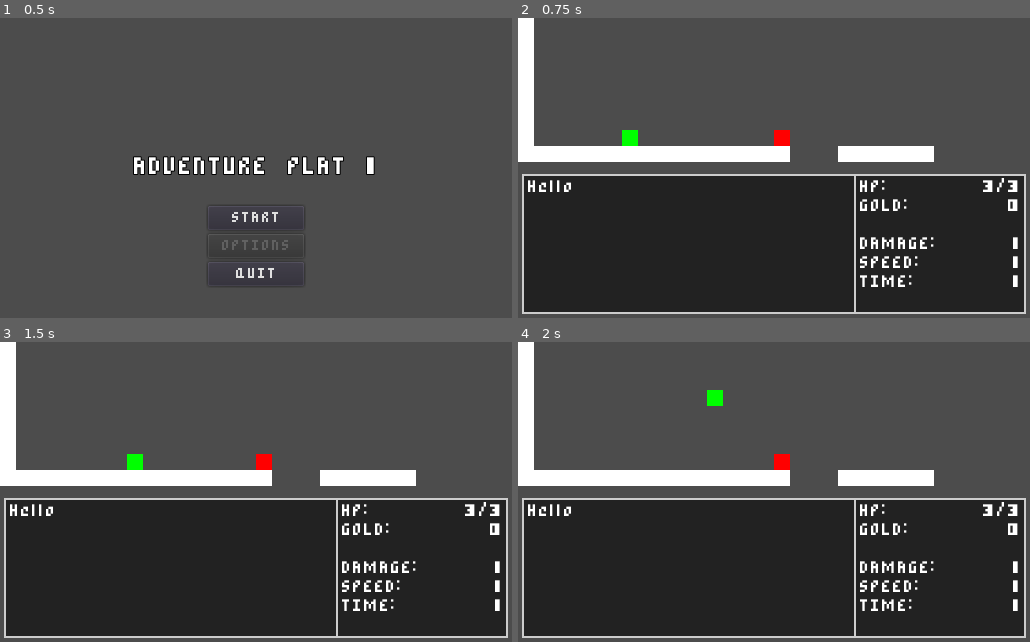
Above: before the commit, frames 1-4 (two rows, left to right).
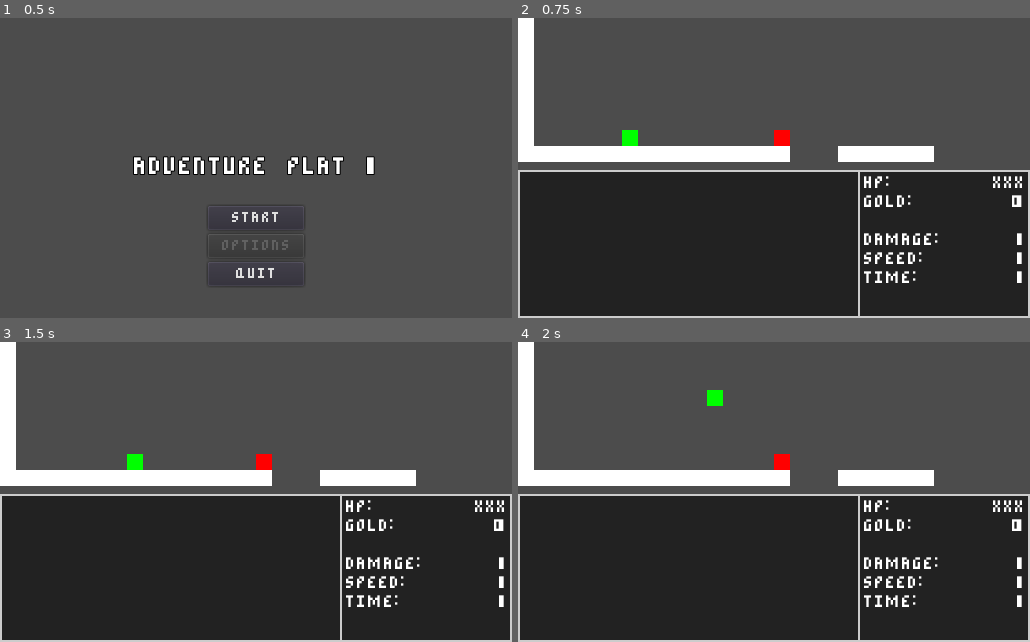
Above: after the commit, the same moments.

Repository: rodriguezric/Adventure-Plat-1
Game: Godot game, scene res://scenes/Main.tscn
Same seed, same stepped clock (60 frames per second), same inputs: the game is played once before the commit and once after it.
Inputs:
- Up to frame 1 (0.5 s): no input
- Up to frame 2 (0.75 s): click "START" at 0.5 s
- Up to frame 3 (1.5 s): tap Enter (ui_accept) at 1.25 s; hold D (move_right) from 1.28 s (still down); hold Shift (attack) from 1.28 s (still down)
- Up to frame 4 (2 s): keep holding D (move_right); keep holding Shift (attack); tap W (jump) at 1.52 s

Frame 1 is identical in both runs. In frame 2, 7.8% of the frame differs, in the area x 0-100%, y 50-100%; in frame 3, 7.8%; in frame 4, 7.8%.

Commit message:
✨ - UI updates health with player.

Diff:
--- a/scenes/Main.tscn
+++ b/scenes/Main.tscn
@@ -30,6 +30,9 @@
 [node name="VSplitContainer" type="VSplitContainer" parent="."]
 anchor_right = 1.0
 anchor_bottom = 1.0
+__meta__ = {
+"_edit_use_anchors_": false
+}
 
 [node name="CenterContainer" type="CenterContainer" parent="VSplitContainer"]
 margin_right = 512.0
--- a/scenes/World.tscn
+++ b/scenes/World.tscn
@@ -48,51 +48,49 @@
 "_edit_use_anchors_": false
 }
 
-[node name="CanvasLayer" type="CanvasLayer" parent="UI"]
-
-[node name="VBoxContainer" type="VBoxContainer" parent="UI/CanvasLayer"]
+[node name="C" type="CanvasLayer" parent="UI"]
+
+[node name="VB" type="VBoxContainer" parent="UI/C"]
 anchor_right = 1.0
 anchor_bottom = 1.0
 __meta__ = {
 "_edit_use_anchors_": false
 }
 
-[node name="CenterContainer" type="CenterContainer" parent="UI/CanvasLayer/VBoxContainer"]
-margin_right = 512.0
-margin_bottom = 148.0
-size_flags_vertical = 3
-
-[node name="MarginContainer" type="MarginContainer" parent="UI/CanvasLayer/VBoxContainer"]
+[node name="CenterContainer" type="CenterContainer" parent="UI/C/VB"]
+margin_right = 512.0
+margin_bottom = 148.0
+size_flags_vertical = 3
+
+[node name="M" type="MarginContainer" parent="UI/C/VB"]
 margin_top = 152.0
 margin_right = 512.0
 margin_bottom = 300.0
 size_flags_horizontal = 3
 size_flags_vertical = 3
-custom_constants/margin_right = 4
-custom_constants/margin_top = 4
-custom_constants/margin_left = 4
-custom_constants/margin_bottom = 4
-
-[node name="Panel" type="Panel" parent="UI/CanvasLayer/VBoxContainer/MarginContainer"]
-margin_left = 4.0
-margin_top = 4.0
-margin_right = 508.0
-margin_bottom = 144.0
+custom_constants/margin_right = 0
+custom_constants/margin_top = 0
+custom_constants/margin_left = 0
+custom_constants/margin_bottom = 0
+
+[node name="BGP" type="Panel" parent="UI/C/VB/M"]
+margin_right = 512.0
+margin_bottom = 148.0
 custom_styles/panel = SubResource( 1 )
 __meta__ = {
 "_edit_use_anchors_": false
 }
 
-[node name="HBoxContainer" type="HBoxContainer" parent="UI/CanvasLayer/VBoxContainer/MarginContainer/Panel"]
+[node name="HB" type="HBoxContainer" parent="UI/C/VB/M/BGP"]
 anchor_right = 1.0
 anchor_bottom = 1.0
 __meta__ = {
 "_edit_use_anchors_": false
 }
 
-[node name="MarginContainer" type="MarginContainer" parent="UI/CanvasLayer/VBoxContainer/MarginContainer/Panel/HBoxContainer"]
-margin_right = 328.0
-margin_bottom = 140.0
+[node name="M" type="MarginContainer" parent="UI/C/VB/M/BGP/HB"]
+margin_right = 336.0
+margin_bottom = 148.0
 size_flags_horizontal = 3
 size_flags_vertical = 3
 custom_constants/margin_right = 6
@@ -103,25 +101,25 @@
 "_edit_use_anchors_": false
 }
 
-[node name="Text" type="RichTextLabel" parent="UI/CanvasLayer/VBoxContainer/MarginContainer/Panel/HBoxContainer/MarginContainer"]
+[node name="Dialog" type="RichTextLabel" parent="UI/C/VB/M/BGP/HB/M"]
 margin_left = 6.0
 margin_top = 6.0
-margin_right = 322.0
-margin_bottom = 134.0
+margin_right = 330.0
+margin_bottom = 142.0
 script = ExtResource( 4 )
 __meta__ = {
 "_edit_use_anchors_": false
 }
 
-[node name="Panel" type="Panel" parent="UI/CanvasLayer/VBoxContainer/MarginContainer/Panel/HBoxContainer"]
-margin_left = 332.0
-margin_right = 504.0
-margin_bottom = 140.0
+[node name="P" type="Panel" parent="UI/C/VB/M/BGP/HB"]
+margin_left = 340.0
+margin_right = 512.0
+margin_bottom = 148.0
 rect_min_size = Vector2( 172, 0 )
 size_flags_vertical = 3
-custom_styles/panel = SubResource( 3 )
-
-[node name="MarginContainer" type="MarginContainer" parent="UI/CanvasLayer/VBoxContainer/MarginContainer/Panel/HBoxContainer/Panel"]
+custom_styles/panel = SubResource( 2 )
+
+[node name="M" type="MarginContainer" parent="UI/C/VB/M/BGP/HB/P"]
 anchor_right = 1.0
 anchor_bottom = 1.0
 size_flags_horizontal = 3
@@ -134,104 +132,103 @@
 "_edit_use_anchors_": false
 }
 
-[node name="VBoxContainer" type="VBoxContainer" parent="UI/CanvasLayer/VBoxContainer/MarginContainer/Panel/HBoxContainer/Panel/MarginContainer"]
+[node name="VB" type="VBoxContainer" parent="UI/C/VB/M/BGP/HB/P/M"]
 margin_left = 6.0
 margin_top = 6.0
 margin_right = 166.0
-margin_bottom = 134.0
-__meta__ = {
-"_edit_use_anchors_": false
-}
-
-[node name="HP" type="HBoxContainer" parent="UI/CanvasLayer/VBoxContainer/MarginContainer/Panel/HBoxContainer/Panel/MarginContainer/VBoxContainer"]
-margin_right = 160.0
-margin_bottom = 15.0
-
-[node name="Label" type="Label" parent="UI/CanvasLayer/VBoxContainer/MarginContainer/Panel/HBoxContainer/Panel/MarginContainer/VBoxContainer/HP"]
-margin_right = 119.0
+margin_bottom = 142.0
+__meta__ = {
+"_edit_use_anchors_": false
+}
+
+[node name="HEALTH" type="HBoxContainer" parent="UI/C/VB/M/BGP/HB/P/M/VB"]
+margin_right = 160.0
+margin_bottom = 15.0
+
+[node name="label" type="Label" parent="UI/C/VB/M/BGP/HB/P/M/VB/HEALTH"]
+margin_right = 156.0
 margin_bottom = 15.0
 size_flags_horizontal = 3
 text = "HP:"
 
-[node name="Value" type="Label" parent="UI/CanvasLayer/VBoxContainer/MarginContainer/Panel/HBoxContainer/Panel/MarginContainer/VBoxContainer/HP"]
-margin_left = 123.0
-margin_right = 160.0
-margin_bottom = 15.0
-text = "3/3"
-
-[node name="GOLD" type="HBoxContainer" parent="UI/CanvasLayer/VBoxContainer/MarginContainer/Panel/HBoxContainer/Panel/MarginContainer/VBoxContainer"]
+[node name="value" type="Label" parent="UI/C/VB/M/BGP/HB/P/M/VB/HEALTH"]
+margin_left = 160.0
+margin_right = 160.0
+margin_bottom = 15.0
+
+[node name="GOLD" type="HBoxContainer" parent="UI/C/VB/M/BGP/HB/P/M/VB"]
 margin_top = 19.0
 margin_right = 160.0
 margin_bottom = 34.0
 
-[node name="Label" type="Label" parent="UI/CanvasLayer/VBoxContainer/MarginContainer/Panel/HBoxContainer/Panel/MarginContainer/VBoxContainer/GOLD"]
+[node name="label" type="Label" parent="UI/C/VB/M/BGP/HB/P/M/VB/GOLD"]
 margin_right = 144.0
 margin_bottom = 15.0
 size_flags_horizontal = 3
 text = "GOLD:"
 
-[node name="Value" type="Label" parent="UI/CanvasLayer/VBoxContainer/MarginContainer/Panel/HBoxContainer/Panel/MarginContainer/VBoxContainer/GOLD"]
+[node name="value" type="Label" parent="UI/C/VB/M/BGP/HB/P/M/VB/GOLD"]
 margin_left = 148.0
 margin_right = 160.0
 margin_bottom = 15.0
 text = "0"
 
-[node name="SPACER" type="HBoxContainer" parent="UI/CanvasLayer/VBoxContainer/MarginContainer/Panel/HBoxContainer/Panel/MarginContainer/VBoxContainer"]
+[node name="S" type="HBoxContainer" parent="UI/C/VB/M/BGP/HB/P/M/VB"]
 margin_top = 38.0
 margin_right = 160.0
 margin_bottom = 53.0
 
-[node name="Label" type="Label" parent="UI/CanvasLayer/VBoxContainer/MarginContainer/Panel/HBoxContainer/Panel/MarginContainer/VBoxContainer/SPACER"]
-margin_right = 160.0
-margin_bottom = 15.0
-size_flags_horizontal = 3
-
-[node name="DAMAGE" type="HBoxContainer" parent="UI/CanvasLayer/VBoxContainer/MarginContainer/Panel/HBoxContainer/Panel/MarginContainer/VBoxContainer"]
+[node name="Label" type="Label" parent="UI/C/VB/M/BGP/HB/P/M/VB/S"]
+margin_right = 160.0
+margin_bottom = 15.0
+size_flags_horizontal = 3
+
+[node name="DAMAGE" type="HBoxContainer" parent="UI/C/VB/M/BGP/HB/P/M/VB"]
 margin_top = 57.0
 margin_right = 160.0
 margin_bottom = 72.0
 
-[node name="Label" type="Label" parent="UI/CanvasLayer/VBoxContainer/MarginContainer/Panel/HBoxContainer/Panel/MarginContainer/VBoxContainer/DAMAGE"]
+[node name="label" type="Label" parent="UI/C/VB/M/BGP/HB/P/M/VB/DAMAGE"]
 margin_right = 149.0
 margin_bottom = 15.0
 size_flags_horizontal = 3
 text = "DAMAGE:"
 
-[node name="Value" type="Label" parent="UI/CanvasLayer/VBoxContainer/MarginContainer/Panel/HBoxContainer/Panel/MarginContainer/VBoxContainer/DAMAGE"]
+[node name="value" type="Label" parent="UI/C/VB/M/BGP/HB/P/M/VB/DAMAGE"]
 margin_left = 153.0
 margin_right = 160.0
 margin_bottom = 15.0
 text = "1"
 
-[node name="SPEED" type="HBoxContainer" parent="UI/CanvasLayer/VBoxContainer/MarginContainer/Panel/HBoxContainer/Panel/MarginContainer/VBoxContainer"]
+[node name="SPEED" type="HBoxContainer" parent="UI/C/VB/M/BGP/HB/P/M/VB"]
 margin_top = 76.0
 margin_right = 160.0
 margin_bottom = 91.0
 
-[node name="Label" type="Label" parent="UI/CanvasLayer/VBoxContainer/MarginContainer/Panel/HBoxContainer/Panel/MarginContainer/VBoxContainer/SPEED"]
+[node name="label" type="Label" parent="UI/C/VB/M/BGP/HB/P/M/VB/SPEED"]
 margin_right = 149.0
 margin_bottom = 15.0
 size_flags_horizontal = 3
 text = "SPEED:"
 
-[node name="Value" type="Label" parent="UI/CanvasLayer/VBoxContainer/MarginContainer/Panel/HBoxContainer/Panel/MarginContainer/VBoxContainer/SPEED"]
+[node name="value" type="Label" parent="UI/C/VB/M/BGP/HB/P/M/VB/SPEED"]
 margin_left = 153.0
 margin_right = 160.0
 margin_bottom = 15.0
 text = "1"
 
-[node name="TIME" type="HBoxContainer" parent="UI/CanvasLayer/VBoxContainer/MarginContainer/Panel/HBoxContainer/Panel/MarginContainer/VBoxContainer"]
+[node name="TIME" type="HBoxContainer" parent="UI/C/VB/M/BGP/HB/P/M/VB"]
 margin_top = 95.0
 margin_right = 160.0
 margin_bottom = 110.0
 
-[node name="Label" type="Label" parent="UI/CanvasLayer/VBoxContainer/MarginContainer/Panel/HBoxContainer/Panel/MarginContainer/VBoxContainer/TIME"]
+[node name="label" type="Label" parent="UI/C/VB/M/BGP/HB/P/M/VB/TIME"]
 margin_right = 149.0
 margin_bottom = 15.0
 size_flags_horizontal = 3
 text = "TIME:"
 
-[node name="Value" type="Label" parent="UI/CanvasLayer/VBoxContainer/MarginContainer/Panel/HBoxContainer/Panel/MarginContainer/VBoxContainer/TIME"]
+[node name="value" type="Label" parent="UI/C/VB/M/BGP/HB/P/M/VB/TIME"]
 margin_left = 153.0
 margin_right = 160.0
 margin_bottom = 15.0
@@ -241,10 +238,11 @@
 position = Vector2( 264, 120 )
 
 [node name="CollisionShape2D" type="CollisionShape2D" parent="HazzardTest"]
-shape = SubResource( 2 )
+shape = SubResource( 3 )
 
 [node name="Polygon2D" type="Polygon2D" parent="HazzardTest"]
 color = Color( 1, 0, 0, 1 )
 polygon = PoolVector2Array( -8, -8, -8, 8, 8, 8, 8, -8 )
 [connection signal="died" from="Player" to="." method="_on_Player_died"]
+[connection signal="health_changed" from="Player" to="." method="_on_Player_health_changed"]
 [connection signal="body_entered" from="HazzardTest" to="." method="_on_Area2D_body_entered"]
--- a/scripts/Player.gd
+++ b/scripts/Player.gd
@@ -2,6 +2,7 @@
 class_name Player
 
 signal died
+signal health_changed
 
 export (Resource) var bullet_resource
 
@@ -91,9 +92,16 @@
 
 func damage(amount: int) -> void:
 	health = max(0, health - amount)
+	emit_signal("health_changed")
+
 	if health == 0:
 		emit_signal("died")
 		pass
+
+
+func heal(amount: int) -> void:
+	health = min(health + amount, GM.player.max_health)
+	emit_signal("health_changed")
 
 
 func kill() -> void:
--- a/scripts/World.gd
+++ b/scripts/World.gd
@@ -1,11 +1,14 @@
 extends Node2D
 
 
-onready var dialog = $UI/CanvasLayer/VBoxContainer/MarginContainer/Panel/HBoxContainer/MarginContainer/Text
+onready var dialog = $UI/C/VB/M/BGP/HB/M/Dialog
 onready var player = $Player
+onready var ui = {
+	"hp": $UI/C/VB/M/BGP/HB/P/M/VB/HEALTH/value
+}
 
 func _ready() -> void:
-	dialog.text = "Hello"
+	ui_update_hp()
 
 
 func _on_Area2D_body_entered(body: Node) -> void:
@@ -18,3 +21,11 @@
 func _on_Player_died() -> void:
 	print("The player has died")
 	player.kill()
+
+
+func ui_update_hp() -> void:
+	ui.hp.text = "X".repeat(player.health)
+
+
+func _on_Player_health_changed() -> void:
+	ui_update_hp()
--- a/scripts/autoload/GM.gd
+++ b/scripts/autoload/GM.gd
@@ -1,9 +1,10 @@
 extends Node
 
 var bullets_live: int = 0
+var gold: int = 0
 
 var player = {
-	"max_health": 4
+	"max_health": 3
 }
 
 var weapon = {
Not shown: 1 places in scenes/World.tscn that only renumber resources
